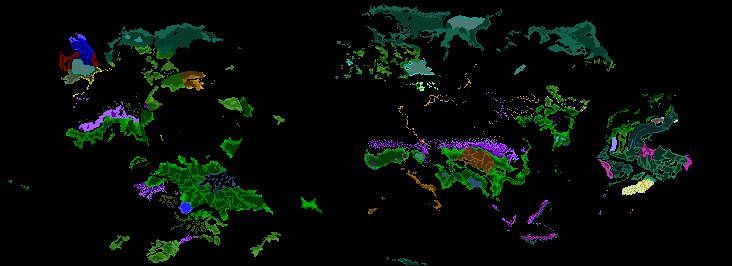
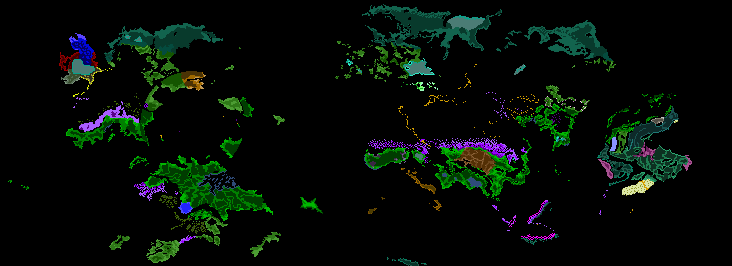
Layer changes from the first 732×266 image to the second:
hid "11" over (368, 172, 440, 214)
added layer "1" above "trees.bmp" over (368, 142, 692, 266)
